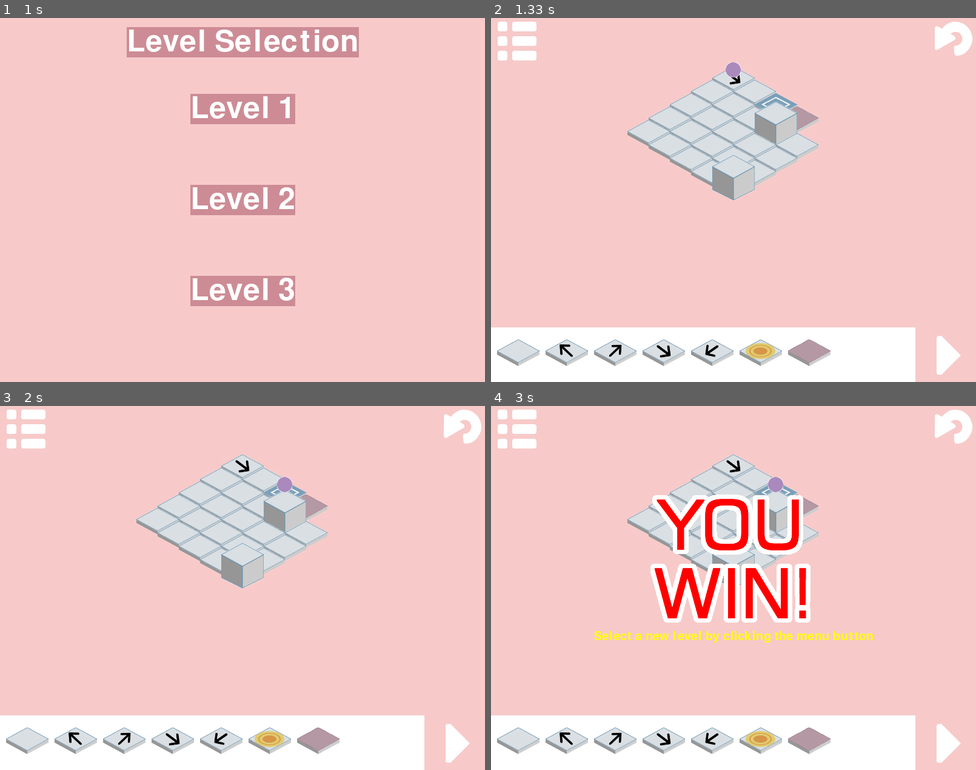
Above: before the commit, frames 1-4 (two rows, left to right).
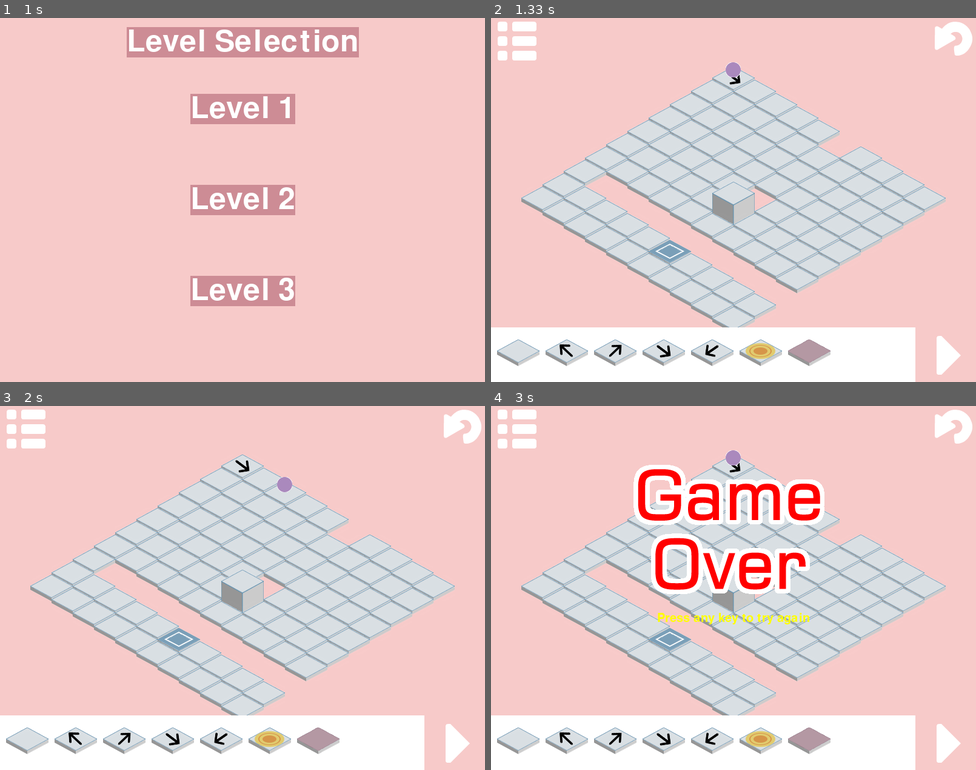
Above: after the commit, the same moments.

Repository: ameliakuang/112TP
Game: pygame game, started from trial/Game.py
Same seed, same stepped clock (60 frames per second), same inputs: the game is played once before the commit and once after it.
Inputs (mouse positions are in pixels of both pictures, inside the frame that each line leads up to):
- Up to frame 1 (1 s): press the mouse at (242, 229) at 0.37 s; move the mouse to (247, 269) at 0.47 s; release the mouse at (257, 309) at 0.6 s; click "Level 3" at 0.85 s
- Up to frame 2 (1.33 s): no input
- Up to frame 3 (2 s): click (446, 733) at 1.4 s; press the mouse at (242, 617) at 1.8 s; move the mouse to (223, 668) at 1.9 s
- Up to frame 4 (3 s): release the mouse at (689, 715) at 2.03 s

Frame 1 is identical in both runs. In frame 2, 23% of the frame differs, in the area x 6-94%, y 20-85%; in frame 3, 23%; in frame 4, 28%, in the area x 6-94%, y 12-85%.

Commit message:
update, fix bug

Diff:
--- a/trial/Board.py
+++ b/trial/Board.py
@@ -8,7 +8,7 @@
 class Board(object):
     def __init__(self, n, player, level):
         self.rows = self.cols = n
-        self.board = self.generateBoard(n, 0)
+        self.board = self.generateBoard(n, level)
         self.player = player
         self.level = level
 
--- a/trial/Game.py
+++ b/trial/Game.py
@@ -402,7 +402,7 @@
 
             font = pygame.font.Font("freesansbold.ttf", 20)
 
-            textSurface = font.render("Press any key to restart", True, (255, 255, 0))
+            textSurface = font.render("Press any key to try again", True, (255, 255, 0))
             textRect = textSurface.get_rect()
             textRect.centerx = screen.get_rect().centerx
             textRect.centery = screen.get_rect().centery+50
